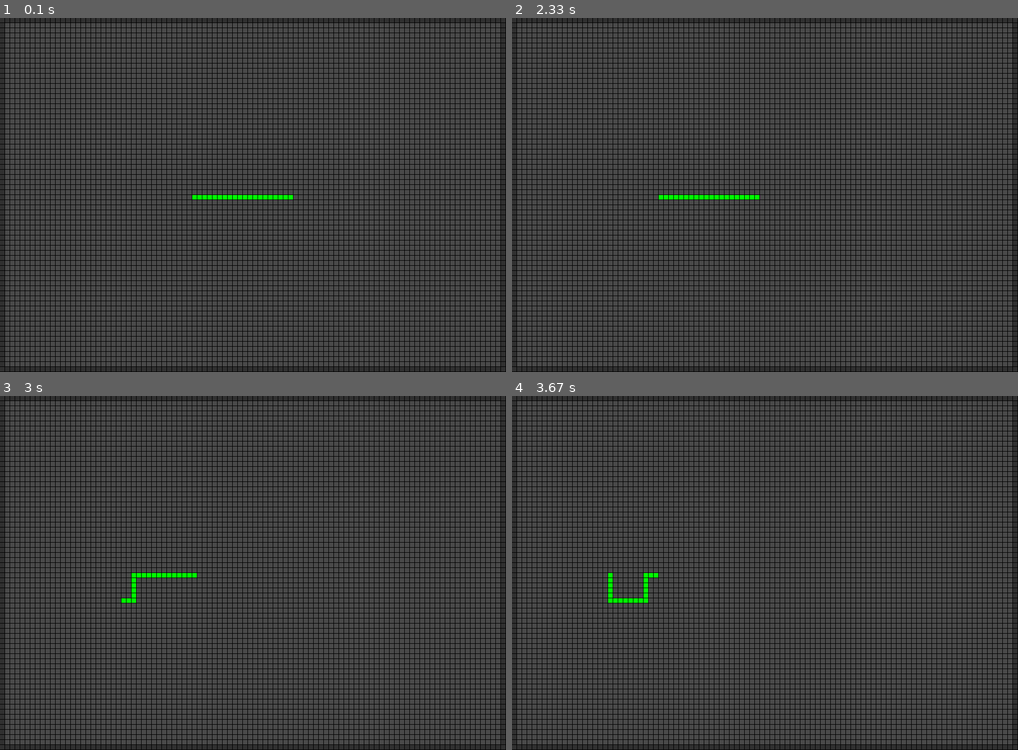
Above: before the commit, frames 1-4 (two rows, left to right).
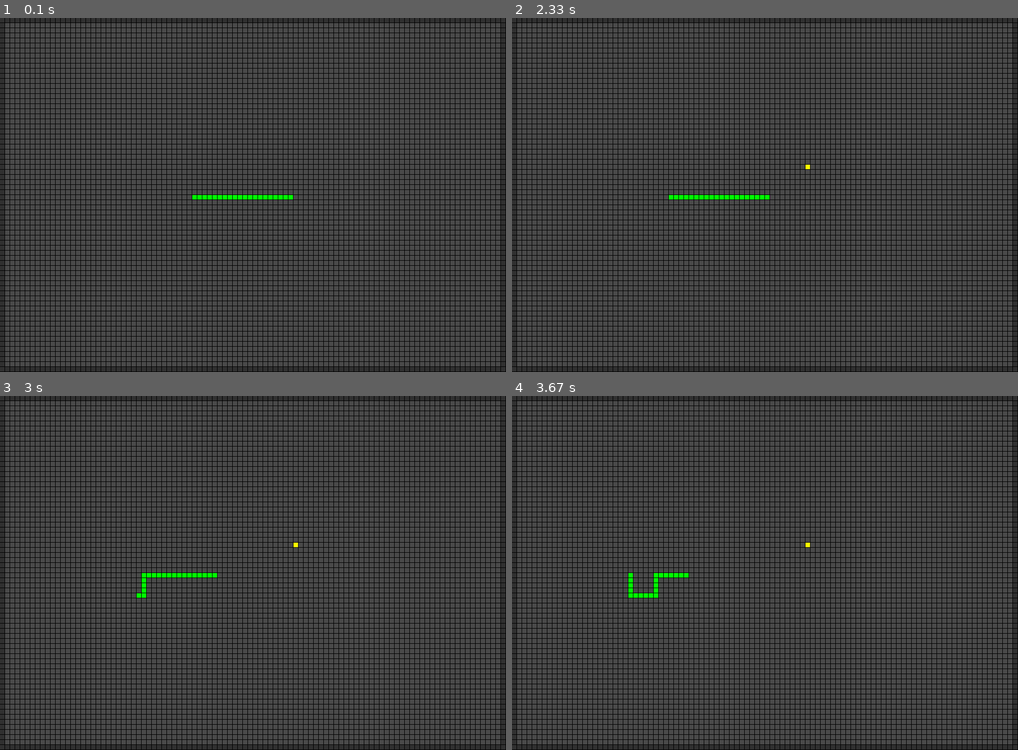
Above: after the commit, the same moments.

Repository: hsadler/learn-pygame
Game: pygame game, started from my_games/snake/snake.py
Two runs of this game, one before a commit and one after it. Both use one fixed random seed, a clock stepped at 60 frames per second and the inputs below.
Inputs:
- Up to frame 1 (0.1 s): no input
- Up to frame 2 (2.33 s): hold Right 0.33-0.8 s; tap R at 1.67 s
- Up to frame 3 (3 s): hold Down 2.57-2.87 s; hold Left from 2.9 s (still down)
- Up to frame 4 (3.67 s): release Left at 3.3 s; hold Up from 3.33 s (still down)

Frame 1 is identical in both runs. In frame 2, less than 0.1% of the frame differs, in the area x 29-59%, y 41-52%; in frame 3, 0.2%; in frame 4, 0.4%, in the area x 19-59%, y 41-59%.

Commit message:
get snake food creation and snake eat food working

Diff:
--- a/my_games/snake/lib/business/game.py
+++ b/my_games/snake/lib/business/game.py
@@ -3,6 +3,7 @@
 from lib.model.grid import Grid
 from lib.model.block import Block
 from lib.model.snake import Snake
+from lib.model.food import Food
 from lib.model.wall import Wall
 
 
@@ -18,6 +19,7 @@
 	GAME_STATE_PLAY = 'gameame-state-play'
 	GAME_STATE_CHECK_RESTART = 'game-state-check-restart'
 
+	SNAKE_FOOD_COUNTDOWN = 5
 
 	DIRECTION_UP = 'up'
 	DIRECTION_DOWN = 'down'
@@ -30,6 +32,8 @@
 		self.grid = None
 		self.wall = None
 		self.snake = None
+		self.food = None
+		self.food_countdown = self.SNAKE_FOOD_COUNTDOWN
 		self.cur_direction = self.DIRECTION_LEFT
 		self.game_over = False
 		self.game_state = self.GAME_STATE_PLAY
@@ -101,12 +105,18 @@
 			self.check_restart()
 			return False
 
-		# TODO: create food block if needed
+		# create food block if needed
+		self.try_create_food()
 
 		# move snake
 		new_head, removed_tail_model = self.move_snake()
 
-		# TODO: check if snake ate food
+		# check if snake ate food
+		if self.food is not None and new_head == self.food.get_block():
+			# feed snake and reset food properties
+			self.snake.feed()
+			self.food = None
+			self.food_countdown = self.SNAKE_FOOD_COUNTDOWN
 
 		# update occupied grid blocks
 		to_add = []
@@ -142,6 +152,22 @@
 					self.game.set_running(False)
 					return True
 		return False
+
+
+	def try_create_food(self):
+		if self.food is None:
+			if self.food_countdown == 0:
+				# create the food
+				rand_block = self.grid.get_rand_avail_block()
+				self.food = Food(
+					game=self.game,
+					game_model=rand_block,
+					collidable=False,
+					block_color=self.game.config.FOOD_BLOCK_COLOR
+				)
+				self.food.update()
+			else:
+				self.food_countdown -= 1
 
 
 	def move_snake(self):
--- a/my_games/snake/lib/model/config.py
+++ b/my_games/snake/lib/model/config.py
@@ -7,7 +7,7 @@
 class Config():
 
 	GAME_NAME = 'snake'
-	GAME_LOOP_RATE = 15
+	GAME_LOOP_RATE = 12
 
 	SCREEN_PX_WIDTH = 1000
 	SCREEN_PX_HEIGHT = 700
@@ -22,6 +22,7 @@
 	NONE_BLOCK_COLOR = pygame.Color('gray30')
 	WALL_BLOCK_COLOR = pygame.Color('gray20')
 	SNAKE_BLOCK_COLOR = pygame.Color('green')
+	FOOD_BLOCK_COLOR = pygame.Color('yellow')
 
 	GRID_WIDTH_BLOCKS = int(SCREEN_PX_WIDTH / BLOCK_PX_WIDTH)
 	GRID_HEIGHT_BLOCKS = int(SCREEN_PX_HEIGHT / BLOCK_PX_HEIGHT)
--- /dev/null
+++ b/my_games/snake/lib/model/food.py
@@ -0,0 +1,29 @@
+
+from lib.model.game_model_list import GameModelList
+
+# game food for holding block game objects
+	# - manages block color draw
+	# - manages block collidable property
+
+
+class Food(GameModelList):
+
+	def __init__(
+		self,
+		game,
+		game_model,
+		collidable=False,
+		block_color=None
+	):
+		super().__init__(
+			game=game,
+			game_models=[game_model],
+			collidable=collidable,
+			block_color=block_color
+		)
+		for block in self.game_models:
+			block.set_color(self.block_color)
+			block.draw()
+
+	def get_block(self):
+		return self.get_game_models()[0]
--- a/my_games/snake/lib/model/grid.py
+++ b/my_games/snake/lib/model/grid.py
@@ -87,6 +87,15 @@
 		block = random.choice(row)
 		return block
 
+	def get_rand_avail_block(self):
+		selected_block = None
+		while selected_block is None:
+			rand_block = self.get_random_block()
+			rand_block_key = rand_block.get_string_formatted_grid_index()
+			if rand_block_key not in self.occupied_blocks:
+				selected_block = rand_block
+		return selected_block
+
 	def get_random_line(self, line_length):
 		row = random.choice(self.grid)
 		line_start_index = random.choice(range(0, len(row) - line_length))
--- a/my_games/snake/lib/model/snake.py
+++ b/my_games/snake/lib/model/snake.py
@@ -76,3 +76,7 @@
 			return self.pop_tail()
 		else:
 			return None
+
+	def feed(self):
+		print('snake fed!')
+		pass
